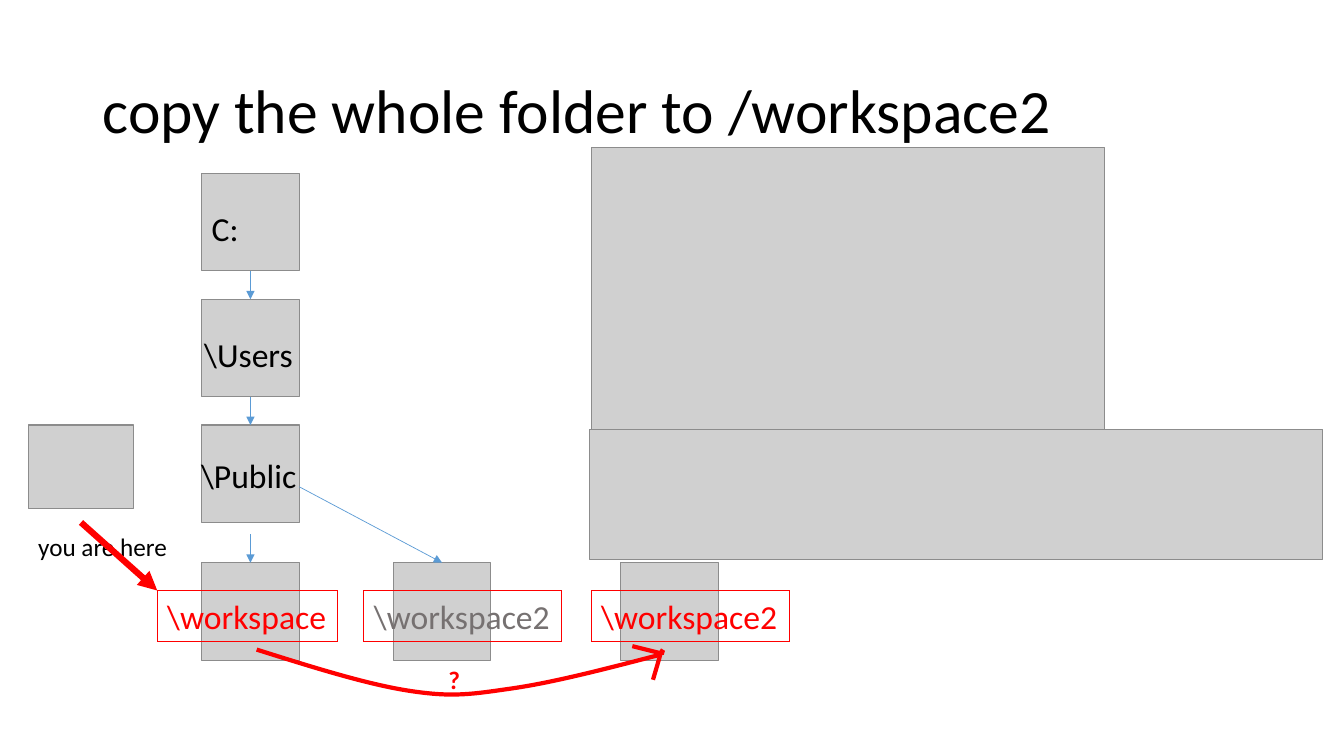
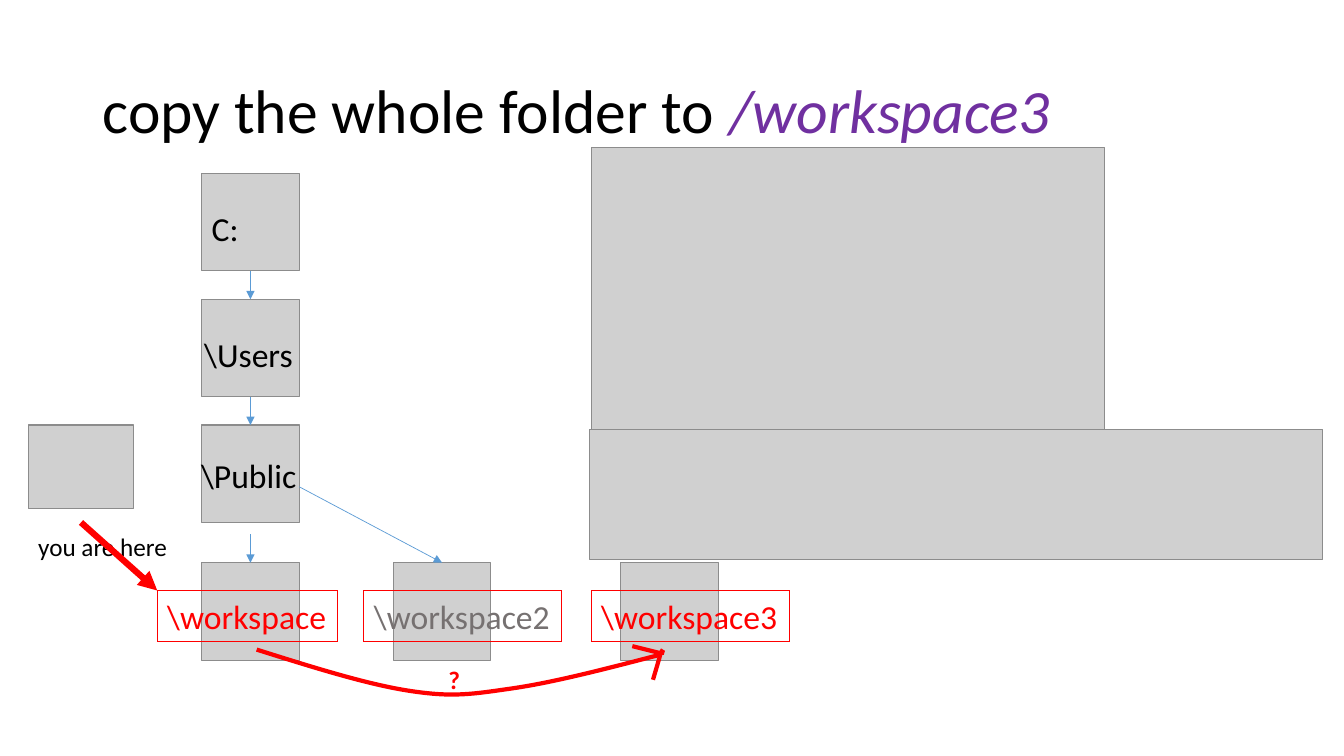
Before and after one commit to frankwxu/digital-forensics-lab, a slide deck: slide 31 of Basic_Computer_Skills_for_Forensics/0_Win_command_line_tutorial.pptx. Drawn at 1344x756 pixels with LibreOffice and Linux fonts; fonts in the diff are those of the drawing; grey boxes stand for pictures; background and template pictures are left out. Boxes give left, top, right and bottom in pixels: in the first picture for what was removed or moved away, otherwise in the second. Text is boxed around its words. In the diff, an @@ line names an element or a change of style, - is before the commit and + after.

```diff
--- a/Basic_Computer_Skills_for_Forensics/0_Win_command_line_tutorial.pptx
+++ b/Basic_Computer_Skills_for_Forensics/0_Win_command_line_tutorial.pptx
@@ title at [102,90,1050,148]: text changed @@
-copy the whole folder to /workspace2
+copy the whole folder to /workspace3
@@ text in rectangle at [601,601,777,637]: text changed @@
-\workspace2
+\workspace3
```
Also in this commit, not shown: 7 other slides changed, 1 other file.
